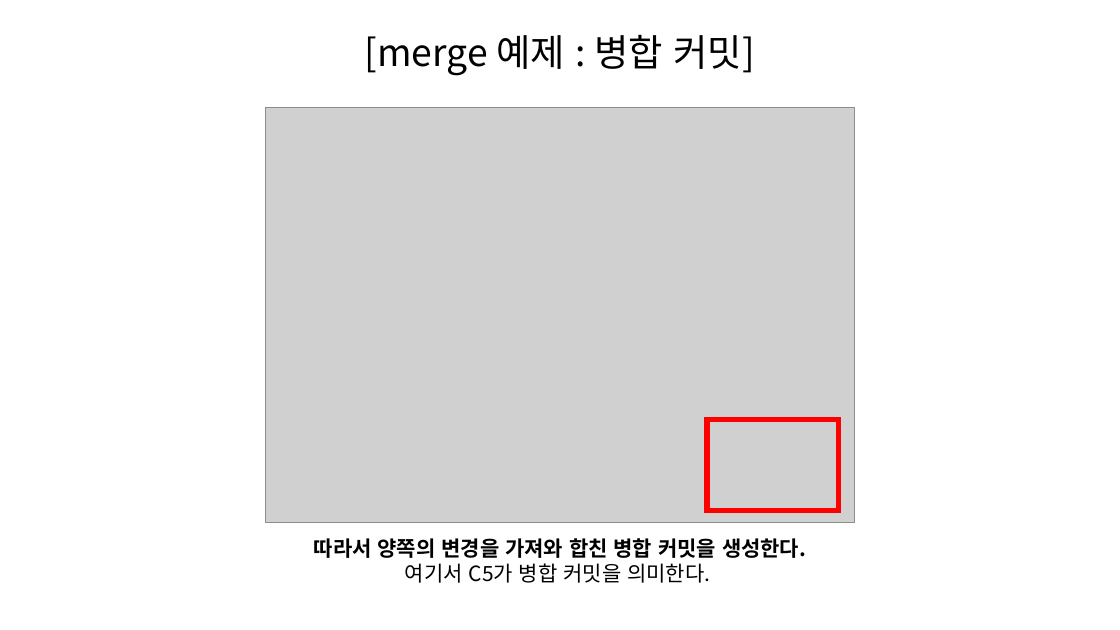
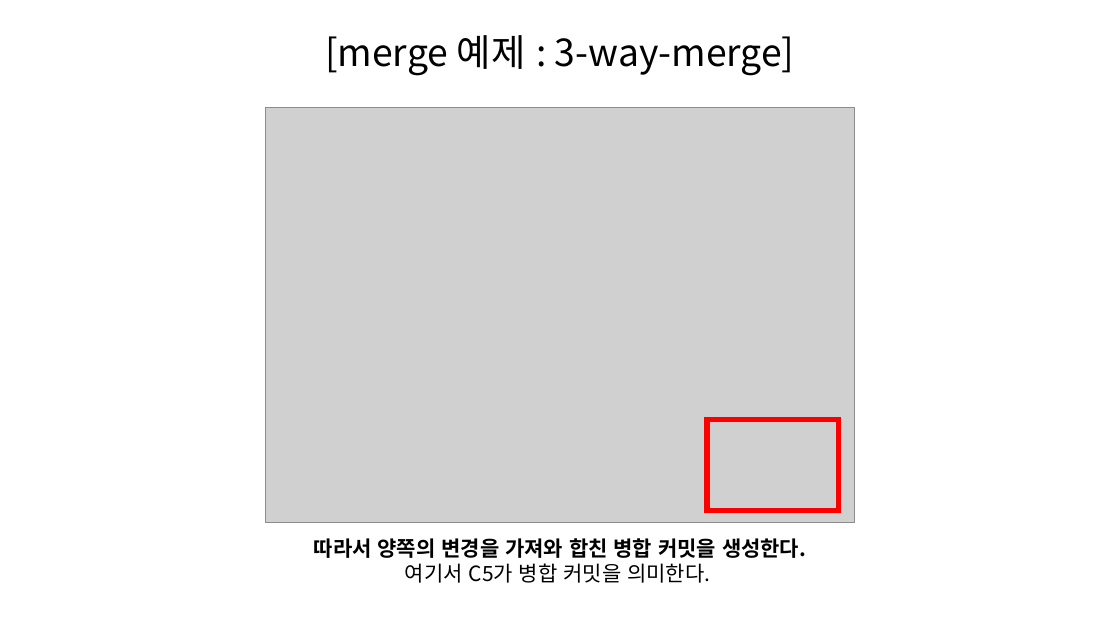
Before and after one commit to SeungHeeNoh/study_well, a slide deck: slide 17 of docs/4. merge.pptx. Drawn at 1120x630 pixels with LibreOffice and Linux fonts; fonts in the diff are those of the drawing; grey boxes stand for pictures. Boxes give left, top, right and bottom in pixels: in the first picture for what was removed or moved away, otherwise in the second. Text is boxed around its words. In the diff, an @@ line names an element or a change of style, - is before the commit and + after.

```diff
--- a/docs/4. merge.pptx
+++ b/docs/4. merge.pptx
@@ text at box(325, 35, 795, 76): text changed @@
-[merge 예제 : 병합 커밋]
+[merge 예제 : 3-way-merge]
```
Also in this commit, not shown: 5 other slides changed.
